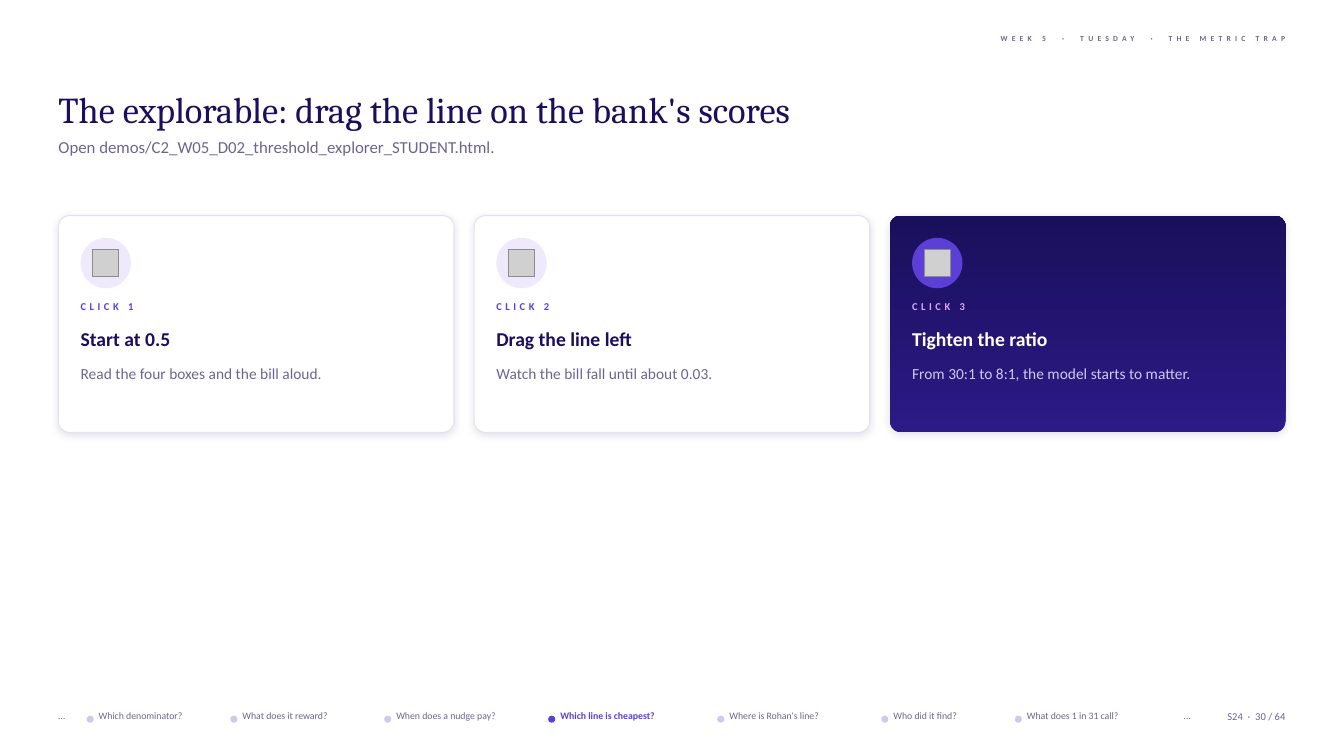
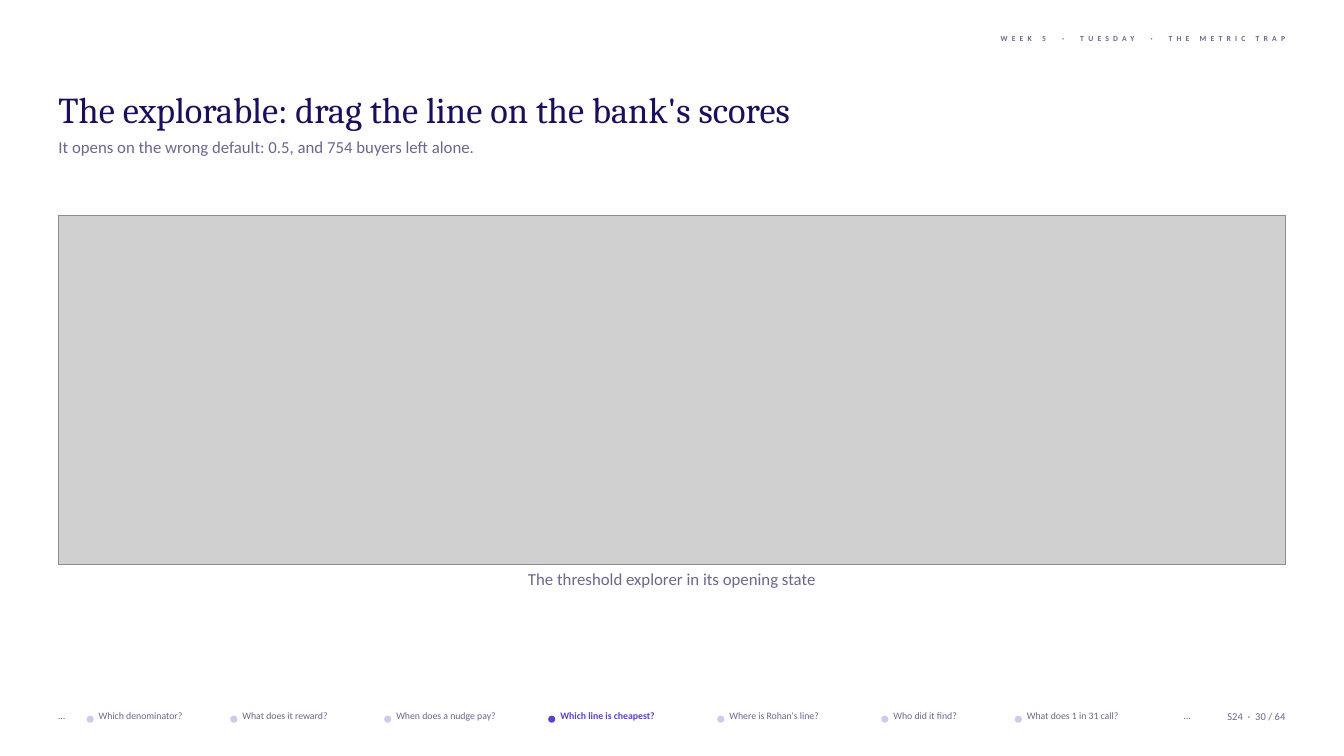
Before and after one commit to fde-academy-lab/c2-content-factory, a slide deck: slide 30 of content/W05/D2/1_in_class_training_content/slides/C2_W05_D02_slides_STUDENT.pptx. Drawn at 1344x756 pixels with LibreOffice and Linux fonts; fonts in the diff are those of the drawing; grey boxes stand for pictures; background and template pictures are left out. Boxes give left, top, right and bottom in pixels: in the first picture for what was removed or moved away, otherwise in the second. Text is boxed around its words. In the diff, an @@ line names an element or a change of style, - is before the commit and + after.

```diff
--- a/content/W05/D2/1_in_class_training_content/slides/C2_W05_D02_slides_STUDENT.pptx
+++ b/content/W05/D2/1_in_class_training_content/slides/C2_W05_D02_slides_STUDENT.pptx
@@ text at box(58, 141, 474, 156): text changed @@
-Open demos/C2_W05_D02_threshold_explorer_STUDENT.html.
+It opens on the wrong default: 0.5, and 754 buyers left alone.
@@ rounded rectangle removed at box(58, 216, 454, 433) @@
@@ picture added at box(58, 216, 1286, 565) @@
@@ ellipse removed at box(81, 238, 131, 288) @@
@@ rounded rectangle removed at box(474, 216, 869, 433) @@
@@ ellipse removed at box(496, 238, 546, 288) @@
@@ rounded rectangle removed at box(890, 216, 1286, 433) @@
@@ ellipse removed at box(912, 238, 963, 288) @@
@@ picture removed at box(93, 250, 119, 276) @@
@@ picture removed at box(508, 250, 534, 276) @@
@@ picture removed at box(925, 250, 951, 276) @@
@@ text removed at box(81, 303, 133, 310) @@
-CLICK 1
@@ text removed at box(496, 303, 549, 310) @@
-CLICK 2
@@ text removed at box(912, 303, 965, 310) @@
-CLICK 3
@@ text removed at box(81, 333, 170, 346) @@
-Start at 0.5
@@ text removed at box(496, 332, 632, 350) @@
-Drag the line left
@@ text removed at box(912, 332, 1047, 350) @@
-Tighten the ratio
@@ text removed at box(81, 368, 321, 379) @@
-Read the four boxes and the bill aloud.
@@ text removed at box(496, 368, 712, 379) @@
-Watch the bill fall until about 0.03.
@@ text removed at box(912, 368, 1191, 381) @@
-From 30:1 to 8:1, the model starts to matter.
@@ text added at box(528, 573, 815, 588), 12 pt, text #6B6690 @@
+The threshold explorer in its opening state
```
Also in this commit, not shown: 42 other files.
